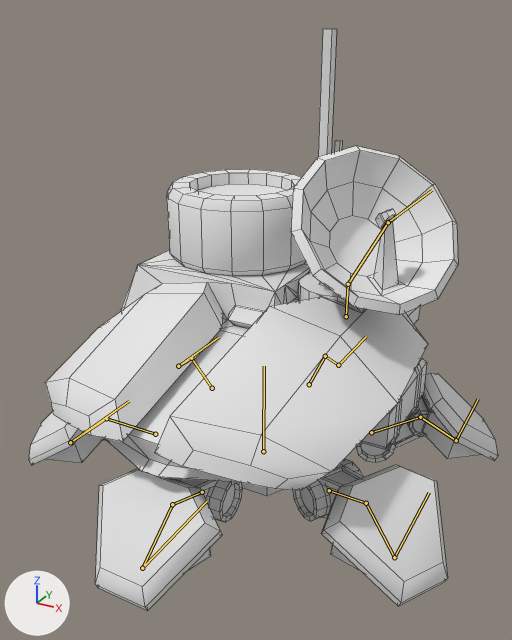
A saved change to the Blender file client/Assets/Models/Generals/BlendModels/Adren-LN.blend.
Both versions are drawn from a camera (50 mm lens) standing at (9.05, -16.97, 13.06) and looking at (0.08, -0.67, 4.91). Every picture has the same lights, and +X, +Y and +Z are marked at lower left. Both versions are drawn at frame 92 of the action 'Idle_00'; the numbers are the values there. The bones that bend it are drawn over the model as lines. Mesh edges are drawn as thin lines.
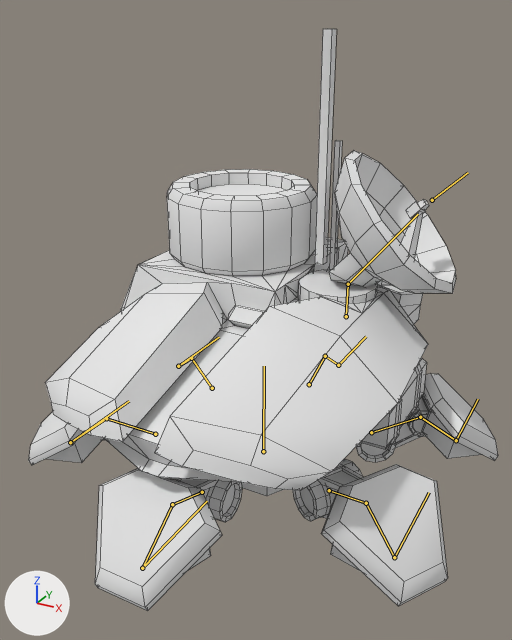
Commit message: Some quick idle animations for the generals.

Location of each change, [x1, y1, x2, y2] in pixels of the pictures (512 x 640 px):
```json
{"object": "mesh02", "change": "posed", "before": [29, 29, 498, 611], "after": [29, 29, 498, 611]}
{"bone": "DishIK", "before": "(388, 222) to (432, 190)", "after": "(432, 200) to (468, 172)"}
```

Edits to the scene script, one JSON object a line:
```json
{"block": "bone_dishik", "where": "bone_dishik = bpy.data.objects['Armature'].pose.bones['DishIK']"}
{"op": "set", "path": "bone_dishik.location", "old": "(0.0, 0.0, 0.0)", "new": "(0.57, 1.92, 0.23)"}
```
